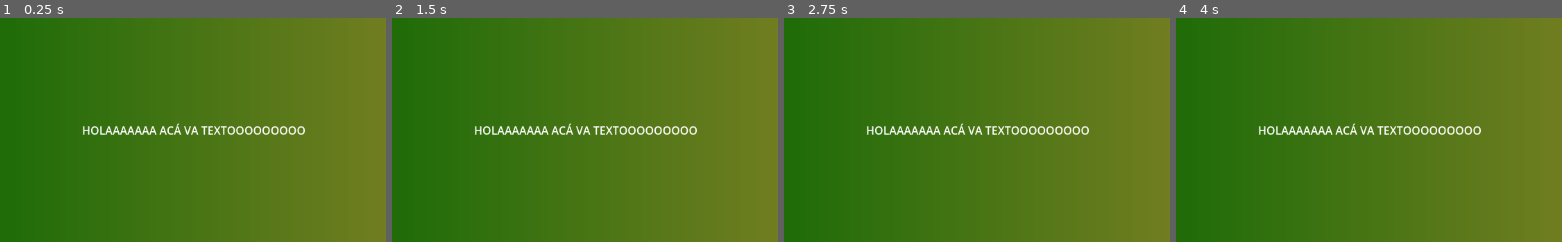
Above: before the commit, frames 1-4 (left to right).
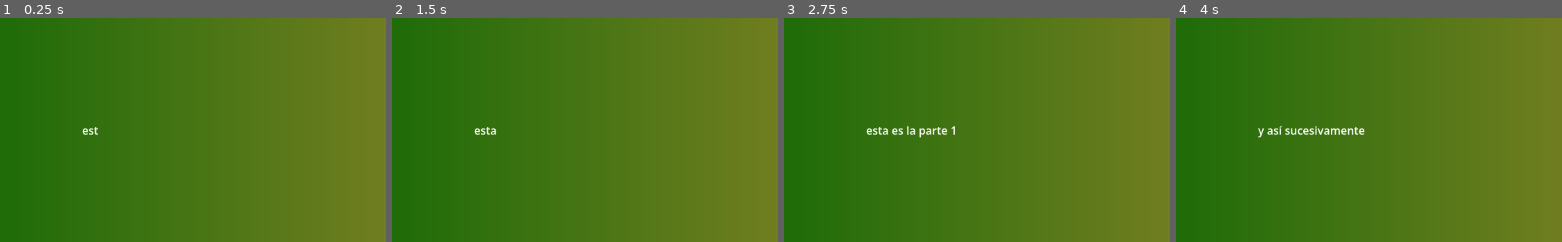
Above: after the commit, the same moments.

Repository: mariaclarasalona-gif/2026_LV3_TP4_paratexto
Game: Godot game, scene res://escenas/escena_outro.tscn
Same seed, same stepped clock (60 frames per second), same inputs: the game is played once before the commit and once after it. This scene is started directly instead of the project's main scene.
Inputs (mouse positions are % of the whole screen's width and height, from its top left):
- Up to frame 1 (0.25 s): no input
- Up to frame 2 (1.5 s): tap Enter at 0.5 s; move the mouse to (71, 45) at 0.52 s; press the mouse at (71, 45) at 0.53 s; tap Space at 1.25 s; move the mouse to (28, 55) at 1.27 s; release the mouse at (28, 55) at 1.28 s; click (28, 55) at 1.35 s
- Up to frame 3 (2.75 s): tap Enter at 2 s; move the mouse to (59, 28) at 2.02 s; press the mouse at (59, 28) at 2.03 s
- Up to frame 4 (4 s): tap Space at 2.75 s; move the mouse to (43, 70) at 2.77 s; release the mouse at (43, 70) at 2.78 s; click (43, 70) at 2.85 s; tap Enter at 3.5 s; move the mouse to (79, 65) at 3.52 s; press the mouse at (79, 65) at 3.53 s
The pictures show only the part of the screen within x 15-65%, y 23-73%; the shares and areas given below are measured in that part.

The runs differ from the first frame. In frame 1, 1.3% of the frame differs, in the area x 21-80%, y 46-53%; in frame 2, 1.3%; in frame 3, 1.4%; in frame 4, 1.5%, in the area x 21-80%, y 46-54%.

Commit message:
animación y control del texto
agregué la animación y el control con el click del texto en escena_intro (probablemente lo copie después en escena_outro también)

Diff:
--- a/lv-3-2026-tp-4-paratexto/escenas/escena_outro.tscn
+++ b/lv-3-2026-tp-4-paratexto/escenas/escena_outro.tscn
@@ -9,7 +9,44 @@
 [sub_resource type="GradientTexture1D" id="GradientTexture1D_60eo1"]
 gradient = SubResource("Gradient_pj0yc")
 
-[node name="escena_outro" type="Control" unique_id=1441439676]
+[sub_resource type="Animation" id="Animation_jwg67"]
+length = 0.001
+tracks/0/type = "value"
+tracks/0/imported = false
+tracks/0/enabled = true
+tracks/0/path = NodePath(".:visible_ratio")
+tracks/0/interp = 1
+tracks/0/loop_wrap = true
+tracks/0/keys = {
+"times": PackedFloat32Array(0),
+"transitions": PackedFloat32Array(1),
+"update": 0,
+"values": [0.0]
+}
+
+[sub_resource type="Animation" id="Animation_pj0yc"]
+resource_name = "texto_aparece"
+length = 2.0
+tracks/0/type = "value"
+tracks/0/imported = false
+tracks/0/enabled = true
+tracks/0/path = NodePath(".:visible_ratio")
+tracks/0/interp = 1
+tracks/0/loop_wrap = true
+tracks/0/keys = {
+"times": PackedFloat32Array(0, 2),
+"transitions": PackedFloat32Array(1, 1),
+"update": 0,
+"values": [0.0, 1.0]
+}
+
+[sub_resource type="AnimationLibrary" id="AnimationLibrary_5rmqv"]
+_data = {
+&"RESET": SubResource("Animation_jwg67"),
+&"texto_aparece": SubResource("Animation_pj0yc")
+}
+
+[node name="escena_outro" type="Control" unique_id=1441439676 node_paths=PackedStringArray("animator_texto", "texto")]
 layout_mode = 3
 anchors_preset = 15
 anchor_right = 1.0
@@ -17,6 +54,8 @@
 grow_horizontal = 2
 grow_vertical = 2
 script = ExtResource("1_jwg67")
+animator_texto = NodePath("container_UI/texto/AnimationPlayer")
+texto = NodePath("container_UI/texto")
 
 [node name="container_UI" type="Control" parent="." unique_id=379662745]
 layout_mode = 1
@@ -50,3 +89,8 @@
 grow_horizontal = 2
 grow_vertical = 2
 text = "HOLAAAAAAA ACÁ VA TEXTOOOOOOOOO"
+visible_characters = 0
+visible_ratio = 0.0
+
+[node name="AnimationPlayer" type="AnimationPlayer" parent="container_UI/texto" unique_id=1807929101]
+libraries/ = SubResource("AnimationLibrary_5rmqv")
--- a/lv-3-2026-tp-4-paratexto/scripts/escena_outro.gd
+++ b/lv-3-2026-tp-4-paratexto/scripts/escena_outro.gd
@@ -3,6 +3,36 @@
 @export var animator_texto : AnimationPlayer
 @export var texto : RichTextLabel
 
+var arreglo_lineas_texto = [
+	"esta es la parte 0 del texto",
+	"esta es la parte 1",
+	"y así sucesivamente"
+]
+
+var termino_animacion = false
+var linea_texto_actual = 0
+
 func _input(event: InputEvent) -> void:
 	if event.is_action_pressed("click"):
-		print("holo")
+		if termino_animacion == false:
+			animator_texto.active = false
+			texto.visible_ratio = 1
+			termino_animacion = true
+		else:
+			linea_texto_actual += 1
+			termino_animacion = false
+			animator_texto.active = true
+
+		print("click en pantalla")
+
+func _process(delta):
+	if termino_animacion == false:
+		animacion_texto(arreglo_lineas_texto[linea_texto_actual])
+
+func animacion_texto(que_dice):
+	termino_animacion = false
+	texto.visible_ratio = 0
+	texto.text = que_dice
+	animator_texto.play("texto_aparece")
+	await animator_texto.animation_finished
+	termino_animacion = true
